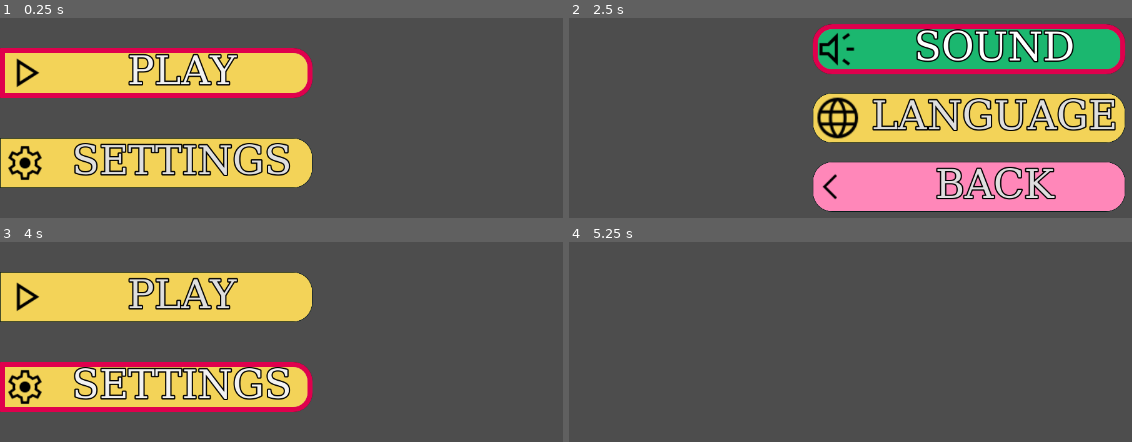
Above: before the commit, frames 1-4 (two rows, left to right).
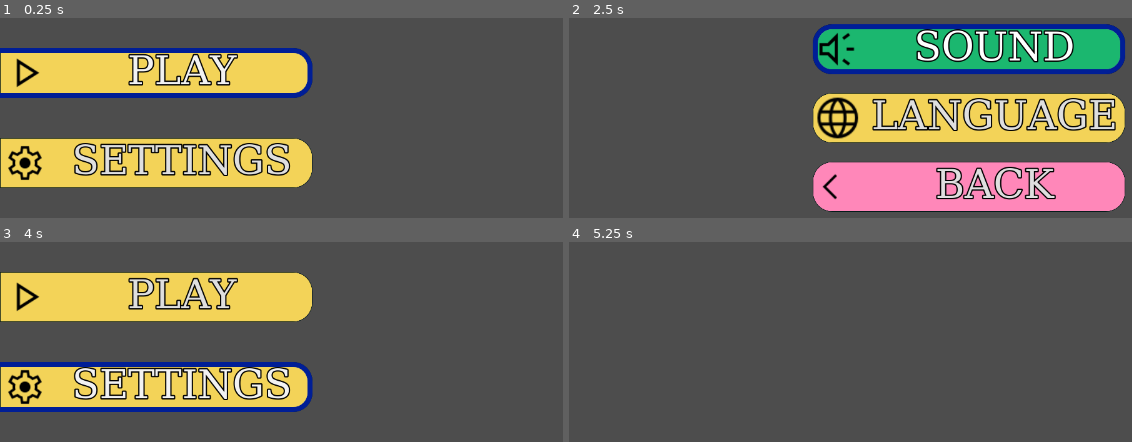
Above: after the commit, the same moments.

Repository: shahriarlabib000/simple_godot4_ui
Game: Godot game, scene res://UI/ui.tscn
The game is run twice, just before and just after one commit, with the same random seed, the same clock (stepped at 60 frames per second) and the same inputs.
Inputs:
- Up to frame 1 (0.25 s): no input
- Up to frame 2 (2.5 s): click "PLAY" at 0.5 s; click "PLAY" at 1.25 s; click "SETTINGS" at 2 s
- Up to frame 3 (4 s): click "BACK" at 2.75 s; tap Enter at 3.5 s; hold Up (ui_up) from 3.53 s (still down)
- Up to frame 4 (5.25 s): release Up (ui_up) at 4.28 s; hold Down (ui_down) 4.28-5.03 s; tap Space at 5 s; hold Up (ui_up) from 5.03 s (still down)

The runs differ from the first frame. In frame 1, 3.1% of the frame differs, in the area x 0-56%, y 15-40%; in frame 2, 3.1%; in frame 3, 3.1%; in frame 4, nothing differs.

Commit message:
adjustments

Diff:
--- a/UI/themes/btn_center.tres
+++ b/UI/themes/btn_center.tres
@@ -9,7 +9,7 @@
 border_width_top = 8
 border_width_right = 8
 border_width_bottom = 8
-border_color = Color(0.87559015, 0, 0.300205, 1)
+border_color = Color(0, 0.11764706, 0.5882354, 1)
 corner_radius_top_left = 30
 corner_radius_top_right = 30
 corner_radius_bottom_right = 30
--- a/UI/themes/btn_left.tres
+++ b/UI/themes/btn_left.tres
@@ -5,11 +5,10 @@
 
 [sub_resource type="StyleBoxFlat" id="StyleBoxFlat_gbbud"]
 bg_color = Color(0.6, 0.6, 0.6, 0)
-border_width_left = 8
 border_width_top = 8
 border_width_right = 8
 border_width_bottom = 8
-border_color = Color(0.87559015, 0, 0.300205, 1)
+border_color = Color(0, 0.11764706, 0.5882354, 1)
 corner_radius_top_right = 30
 corner_radius_bottom_right = 30
 
Binary file changed: UI/translation/translation.en.translation
Binary file changed: UI/translation/translation.ru.translation
